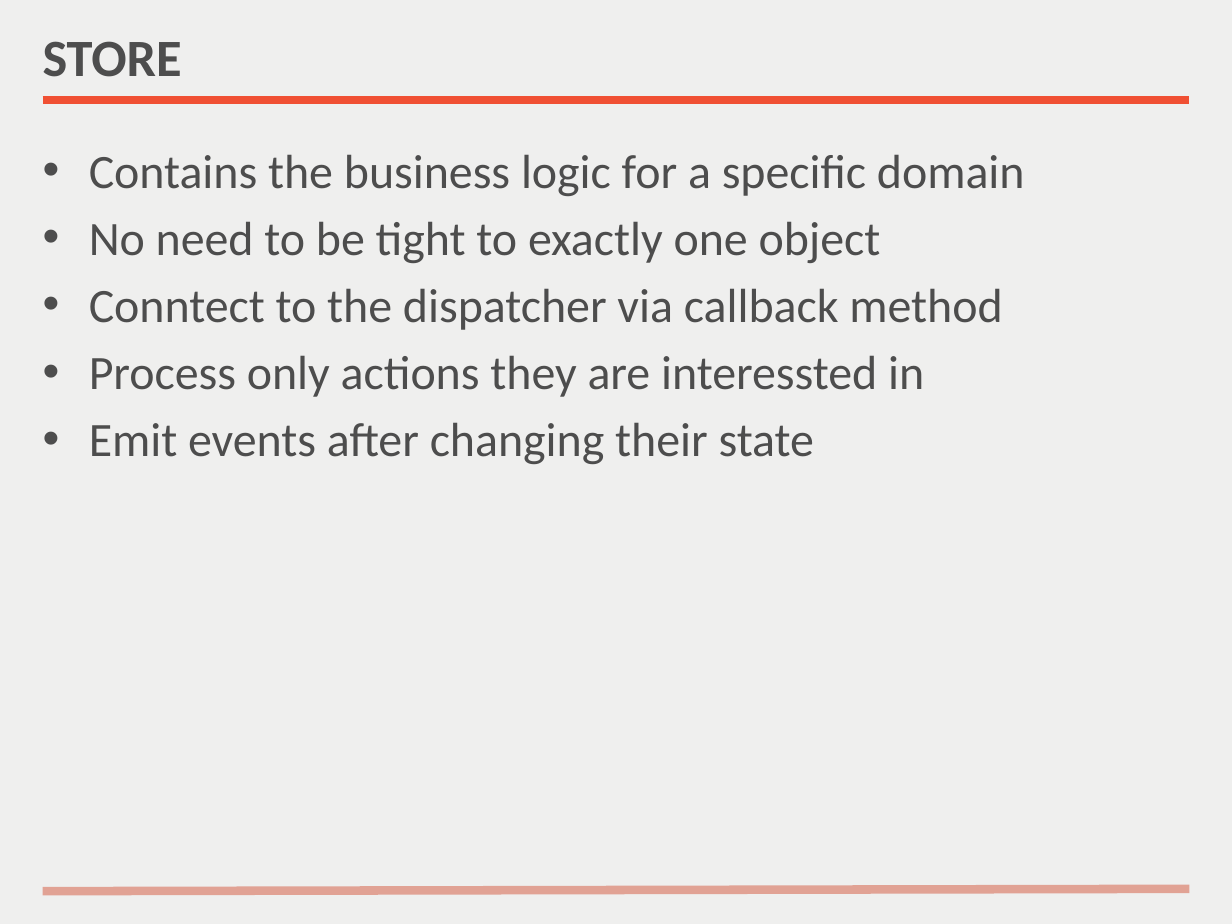
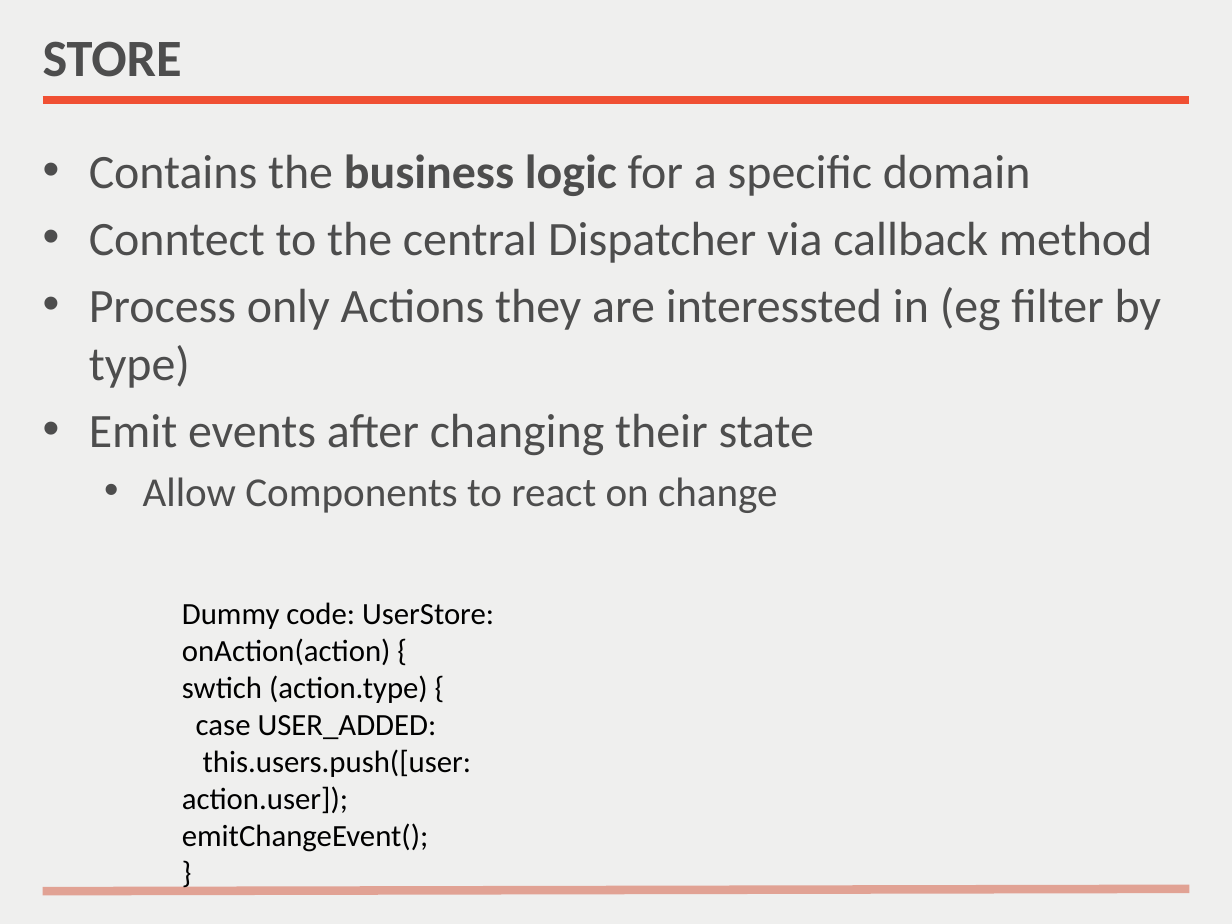
Before and after one commit to nilshartmann/react-meetup-flux, a slide deck: slide 18 of Flux Introduction.pptx (slide 17 before the commit). Drawn at 1232x924 pixels with LibreOffice and Linux fonts; fonts in the diff are those of the drawing. Boxes give left, top, right and bottom in pixels: in the first picture for what was removed or moved away, otherwise in the second. Text is boxed around its words. In the diff, an @@ line names an element or a change of style, - is before the commit and + after.

```diff
--- a/Flux Introduction.pptx
+++ b/Flux Introduction.pptx
@@ text at <box>89,154,1031,196</box>: bold on in "business logic" @@
@@ text at <box>89,221,1162,388</box>: text changed @@
-• No need to be tight to exactly one object
-• Conntect to the dispatcher via callback method
-• Process only actions they are interessted in
+• Conntect to the central Dispatcher via callback method
+• Process only Actions they are interessted in (eg filter by type)
@@ text at <box>143,477,778,513</box>: paragraph added @@
+  • Allow Components to react on change
@@ text added at <box>182,602,494,852</box>, 18 pt, text #000000 @@
+Dummy code: UserStore:
+onAction(action) {
+swtich (action.type) {
+case USER_ADDED:
+this.users.push([user: action.user]);
+emitChangeEvent();
+}
```
Also in this commit, not shown: 7 other slides changed, 8 slides added, 3 slides removed, 1 other file.
